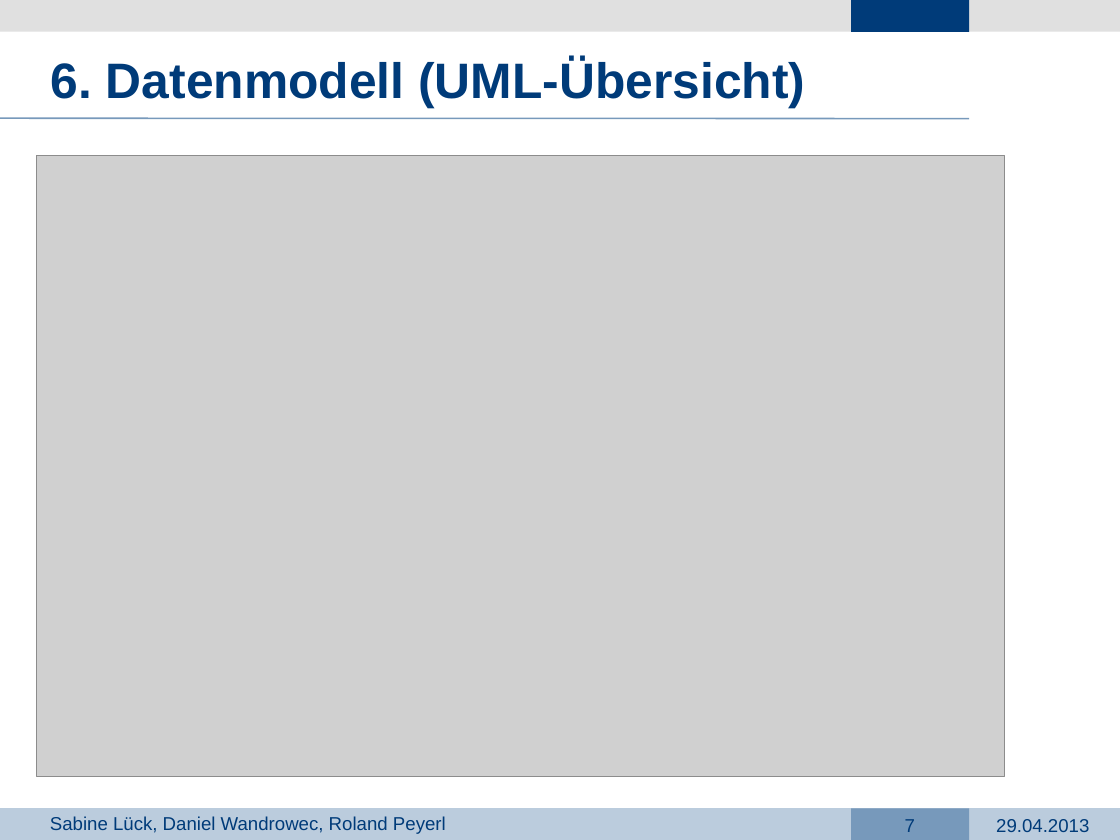
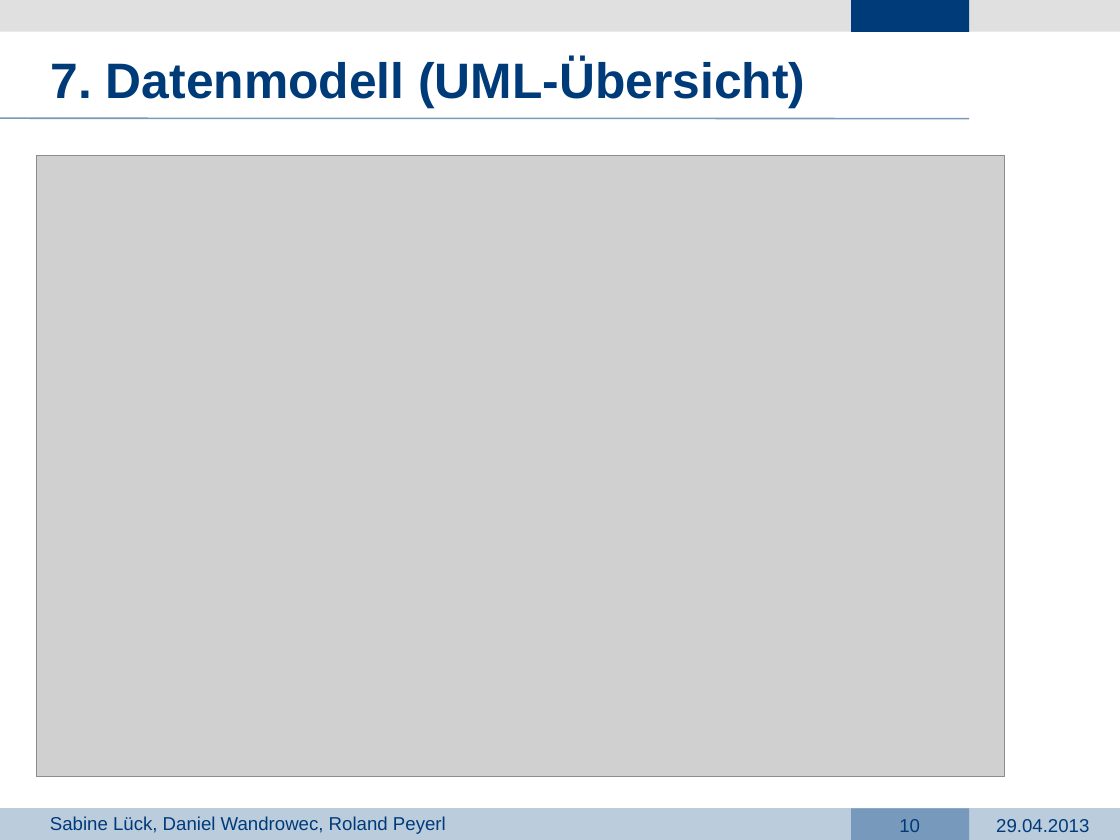
Before and after one commit to dark-saron/PRG4, a slide deck: slide 10 of Präsentation PRG4.pptx (slide 7 before the commit). Drawn at 1120x840 pixels with LibreOffice and Linux fonts; fonts in the diff are those of the drawing; grey boxes stand for pictures; background and template pictures are left out. Boxes give left, top, right and bottom in pixels: in the first picture for what was removed or moved away, otherwise in the second. Text is boxed around its words. In the diff, an @@ line names an element or a change of style, - is before the commit and + after.

```diff
--- a/Präsentation PRG4.pptx
+++ b/Präsentation PRG4.pptx
@@ text at [51, 59, 805, 109]: text changed @@
-6. Datenmodell (UML-Übersicht)
+7. Datenmodell (UML-Übersicht)
@@ page number at [899, 819, 920, 832]: text changed @@
-7
+10
```
Also in this commit, not shown: 10 other slides changed, 3 slides added, 4 other files.
